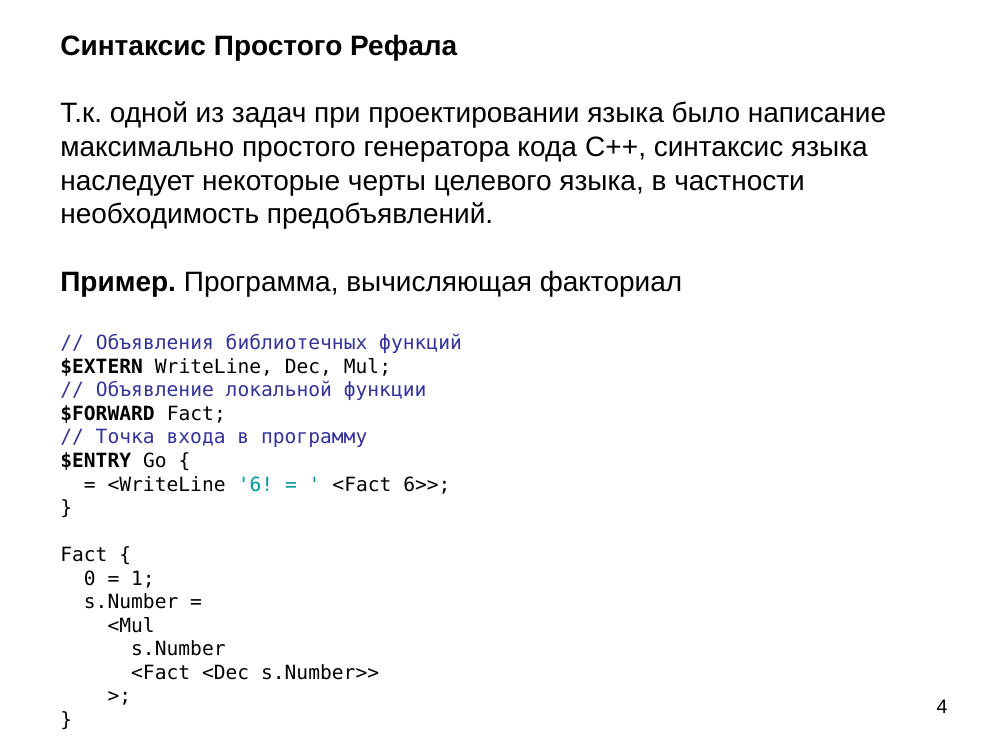
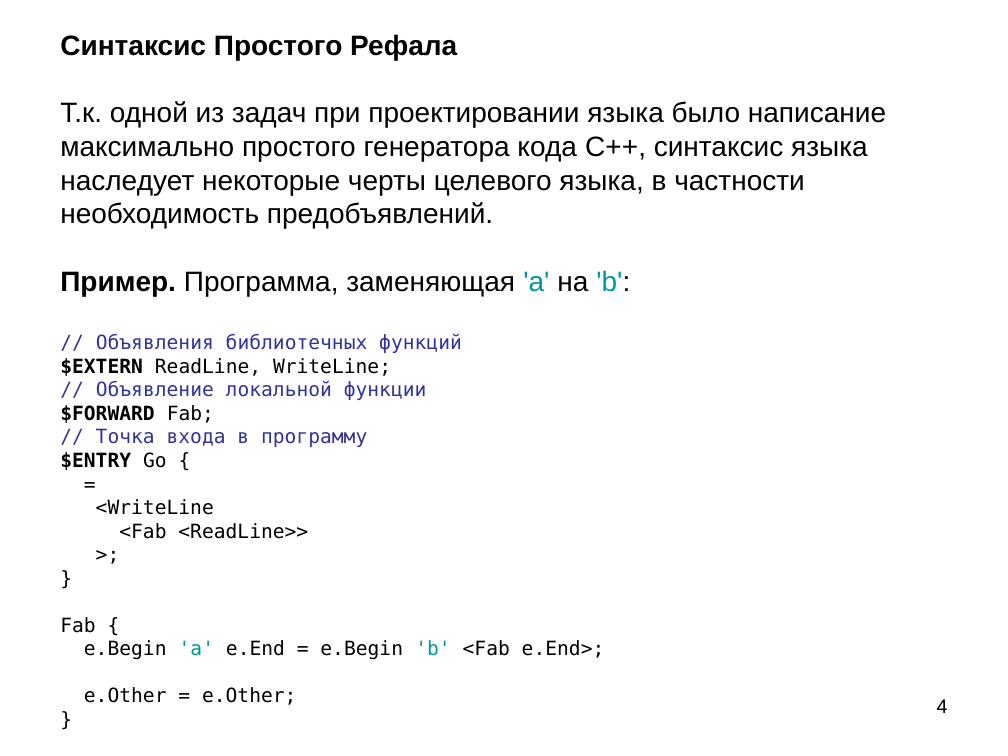
Before and after one commit to bmstu-iu9/refal-5-lambda, a slide deck: slide 4 of doc/Компилятор Простого Рефала.ppt. Drawn at 1008x756 pixels with LibreOffice and Linux fonts; fonts in the diff are those of the drawing. Boxes give left, top, right and bottom in pixels: in the first picture for what was removed or moved away, otherwise in the second. Text is boxed around its words. In the diff, an @@ line names an element or a change of style, - is before the commit and + after.

```diff
--- a/doc/Компилятор Простого Рефала.ppt
+++ b/doc/Компилятор Простого Рефала.ppt
@@ title at (60, 34, 886, 705): text changed @@
-Синтаксис Простого Рефала
-Т.к. одной из задач при проектировании языка было написание максимально простого генератора кода C++, синтаксис языка наследует некоторые черты целевого языка, в частности необходимость предобъявлений.
-Пример. Программа, вычисляющая факториал
-// Объявления библиотечных функций
-$EXTERN WriteLine, Dec, Mul;
-// Объявление локальной функции
-$FORWARD Fact;
-// Точка входа в программу
-$ENTRY Go {
-= <WriteLine '6! = ' <Fact 6>>;
-}
-Fact {
-0 = 1;
-s.Number =
-<Mul
-s.Number
-<Fact <Dec s.Number>>
->;
-}
+Синтаксис Простого Рефала
+Т.к. одной из задач при проектировании языка было написание максимально простого генератора кода C++, синтаксис языка наследует некоторые черты целевого языка, в частности необходимость предобъявлений.
+Пример. Программа, заменяющая 'a' на 'b':
+// Объявления библиотечных функций
+$EXTERN ReadLine, WriteLine;
+// Объявление локальной функции
+$FORWARD Fab;
+// Точка входа в программу
+$ENTRY Go {
+=
+<WriteLine
+<Fab <ReadLine>>
+>;
+}
+Fab {
+e.Begin 'a' e.End = e.Begin 'b' <Fab e.End>;
+e.Other = e.Other;
+}
```
Also in this commit, not shown: 9 other slides changed, 3 slides added, 5 slides removed, 4 other files.
